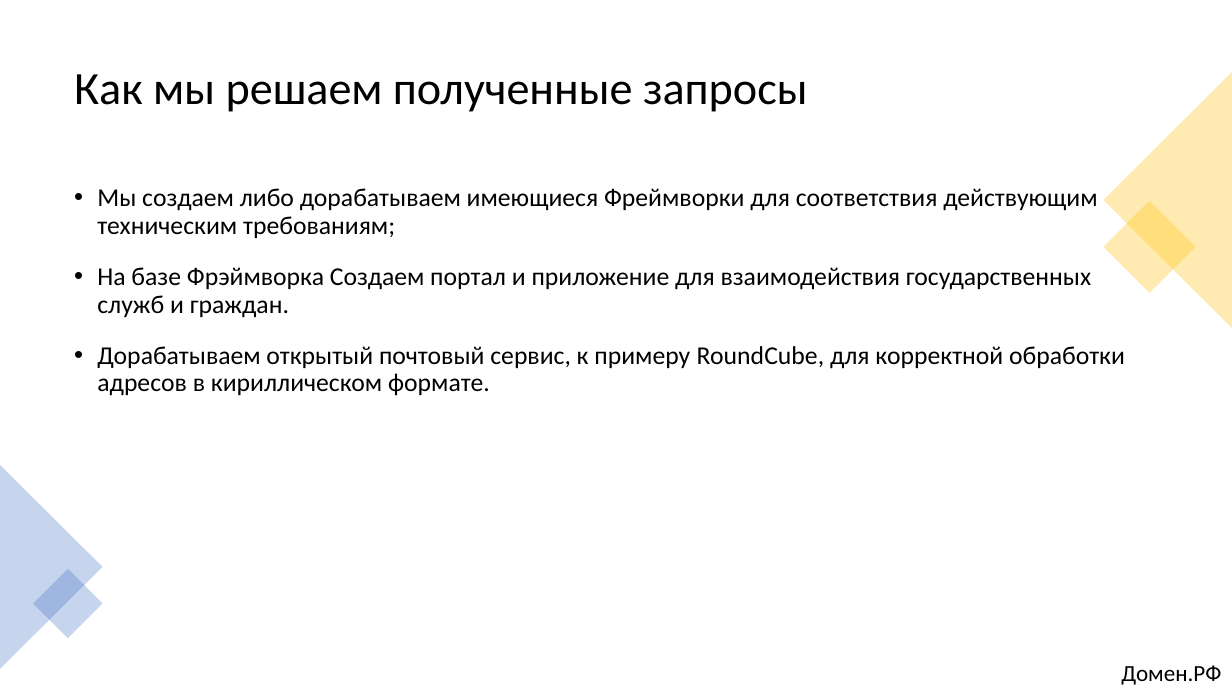
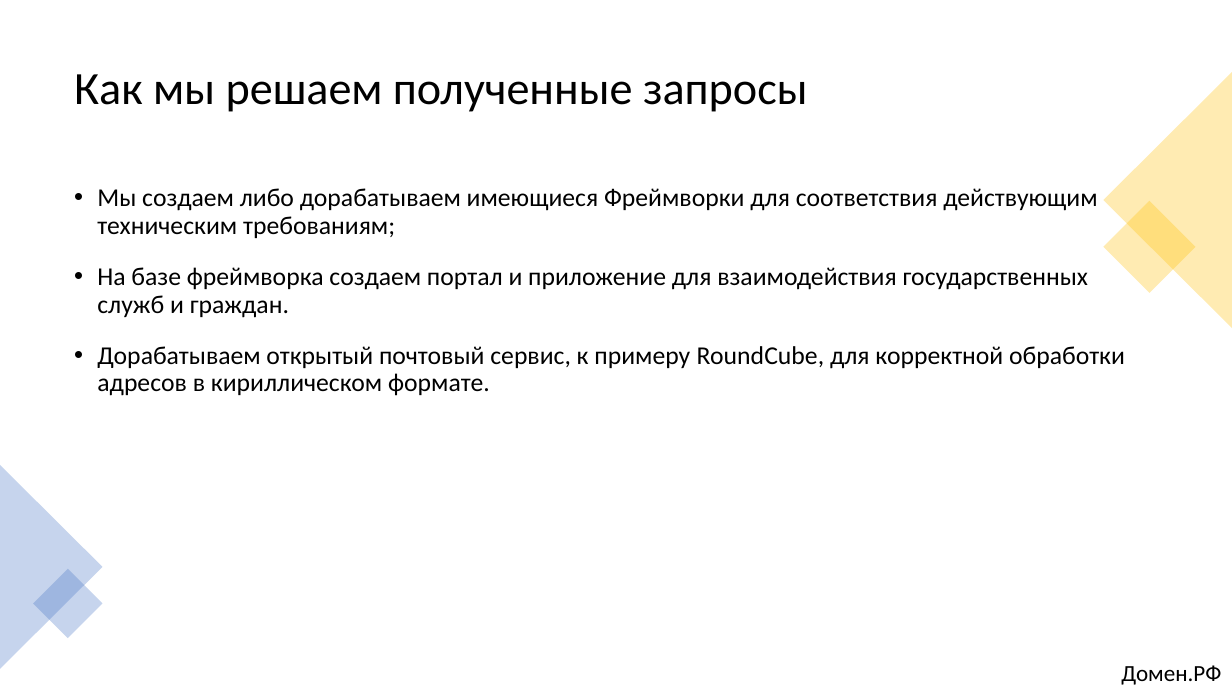
Before and after one commit to alexklippe/scryptedv2, a slide deck: slide 6 of Презентация_Команда Scrypted_кейс1.pptx. Drawn at 1232x693 pixels with LibreOffice and Linux fonts; fonts in the diff are those of the drawing. Boxes give left, top, right and bottom in pixels: in the first picture for what was removed or moved away, otherwise in the second. Text is boxed around its words. In the diff, an @@ line names an element or a change of style, - is before the commit and + after.

```diff
--- a/Презентация_Команда Scrypted_кейс1.pptx
+++ b/Презентация_Команда Scrypted_кейс1.pptx
@@ text at box(97, 267, 1088, 318): text changed @@
-• На базе Фрэймворка Создаем портал и приложение для взаимодействия государственных служб и граждан.
+• На базе фреймворка создаем портал и приложение для взаимодействия государственных служб и граждан.
```
Also in this commit, not shown: 8 other slides changed, 6 other files.
